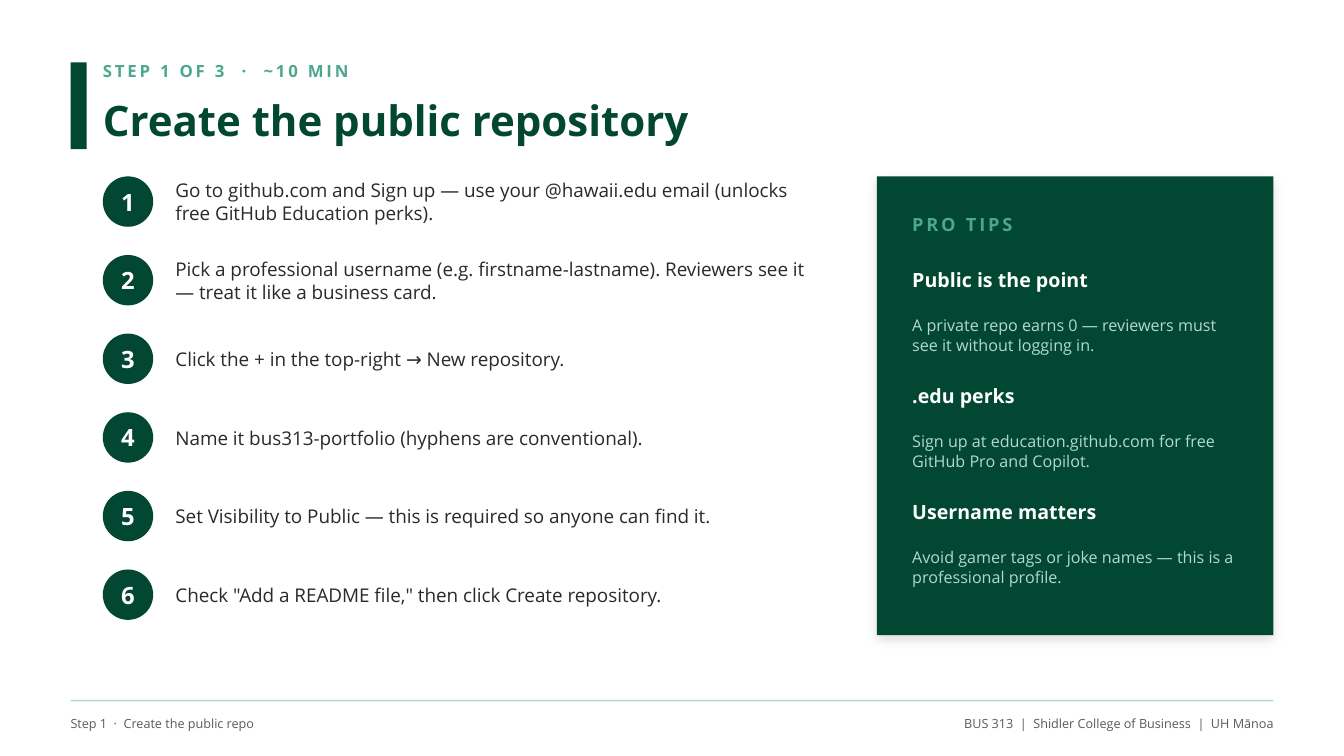
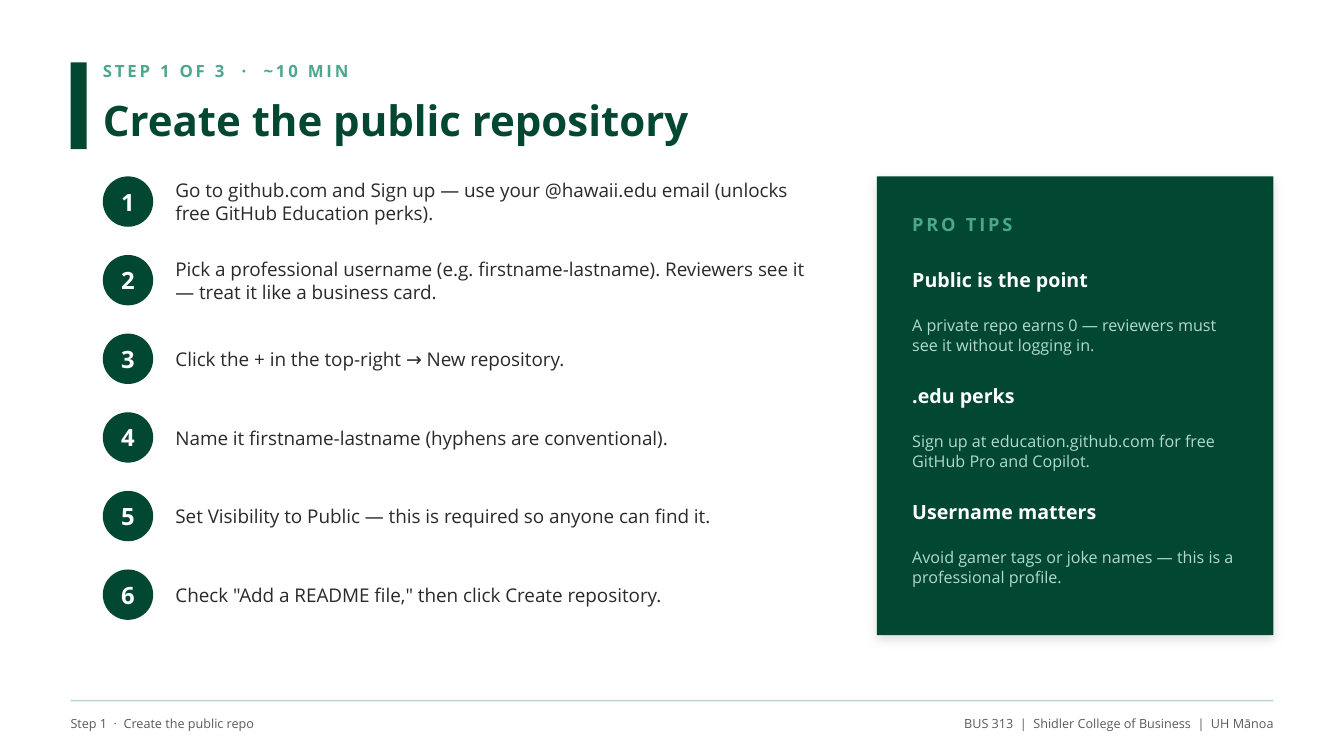
Before and after one commit to adamwstauffer/shidler, a slide deck: slide 4 of courses/International-Economics-And-Trade/projects/github-portfolio-extra-credit/BUS313_Extra_Credit_GitHub_Portfolio.pptx. Drawn at 1344x756 pixels with LibreOffice and Linux fonts; fonts in the diff are those of the drawing. Boxes give left, top, right and bottom in pixels: in the first picture for what was removed or moved away, otherwise in the second. Text is boxed around its words. In the diff, an @@ line names an element or a change of style, - is before the commit and + after.

```diff
--- a/courses/International-Economics-And-Trade/projects/github-portfolio-extra-credit/BUS313_Extra_Credit_GitHub_Portfolio.pptx
+++ b/courses/International-Economics-And-Trade/projects/github-portfolio-extra-credit/BUS313_Extra_Credit_GitHub_Portfolio.pptx
@@ text at [175, 430, 668, 450]: text changed @@
-Name it bus313-portfolio (hyphens are conventional).
+Name it firstname-lastname (hyphens are conventional).
```
Also in this commit, not shown: 5 other slides changed, 1 other file.
